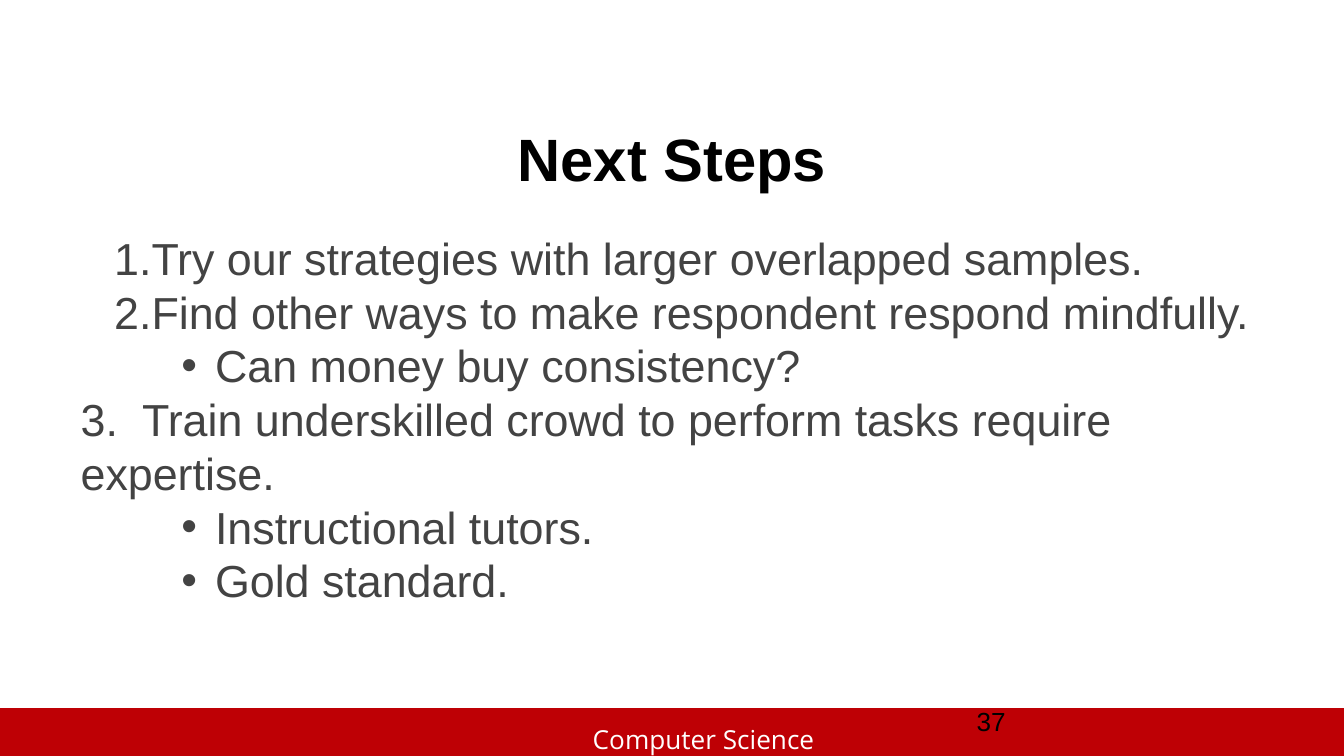
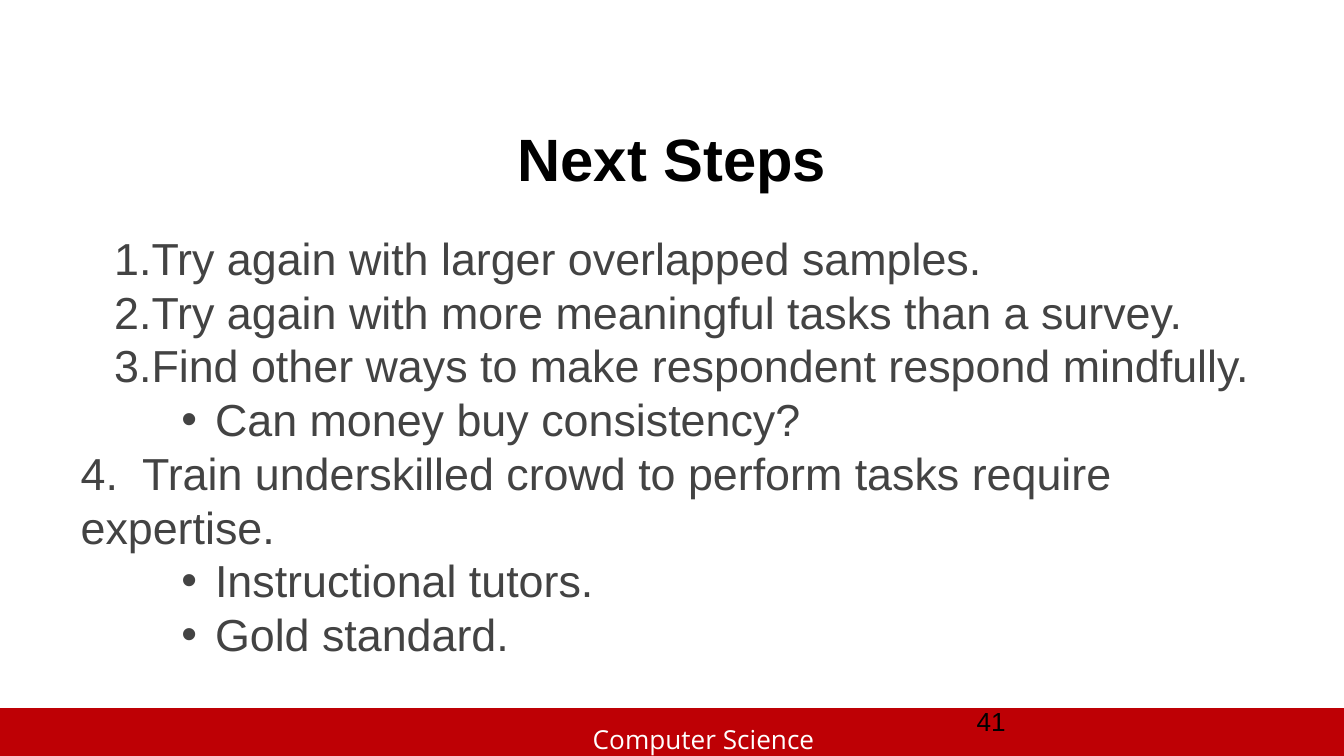
Before and after one commit to slhttc/slhttc.github.io, a slide deck: slide 41 of cv/Exploring Crowd Consistency in a Mechanical Turk Survey.pptx (slide 37 before the commit). Drawn at 1344x756 pixels with LibreOffice and Linux fonts; fonts in the diff are those of the drawing; background and template pictures are left out. Boxes give left, top, right and bottom in pixels: in the first picture for what was removed or moved away, otherwise in the second. Text is boxed around its words. In the diff, an @@ line names an element or a change of style, - is before the commit and + after.

Commit message:
update ppt

```diff
--- a/cv/Exploring Crowd Consistency in a Mechanical Turk Survey.pptx
+++ b/cv/Exploring Crowd Consistency in a Mechanical Turk Survey.pptx
@@ text at (x1=114, y1=242, x2=1182, y2=337): text changed @@
-1. Try our strategies with larger overlapped samples.
+1. Try again with larger overlapped samples.
+2. Try again with more meaningful tasks than a survey.
@@ text at (x1=81, y1=457, x2=1111, y2=552): text changed @@
-3. Train underskilled crowd to perform tasks require expertise.
+4. Train underskilled crowd to perform tasks require expertise.
@@ page number at (x1=977, y1=713, x2=1006, y2=731): text changed @@
-37
+41
```
Also in this commit, not shown: 5 other slides changed, 7 slides added, 3 slides removed.
